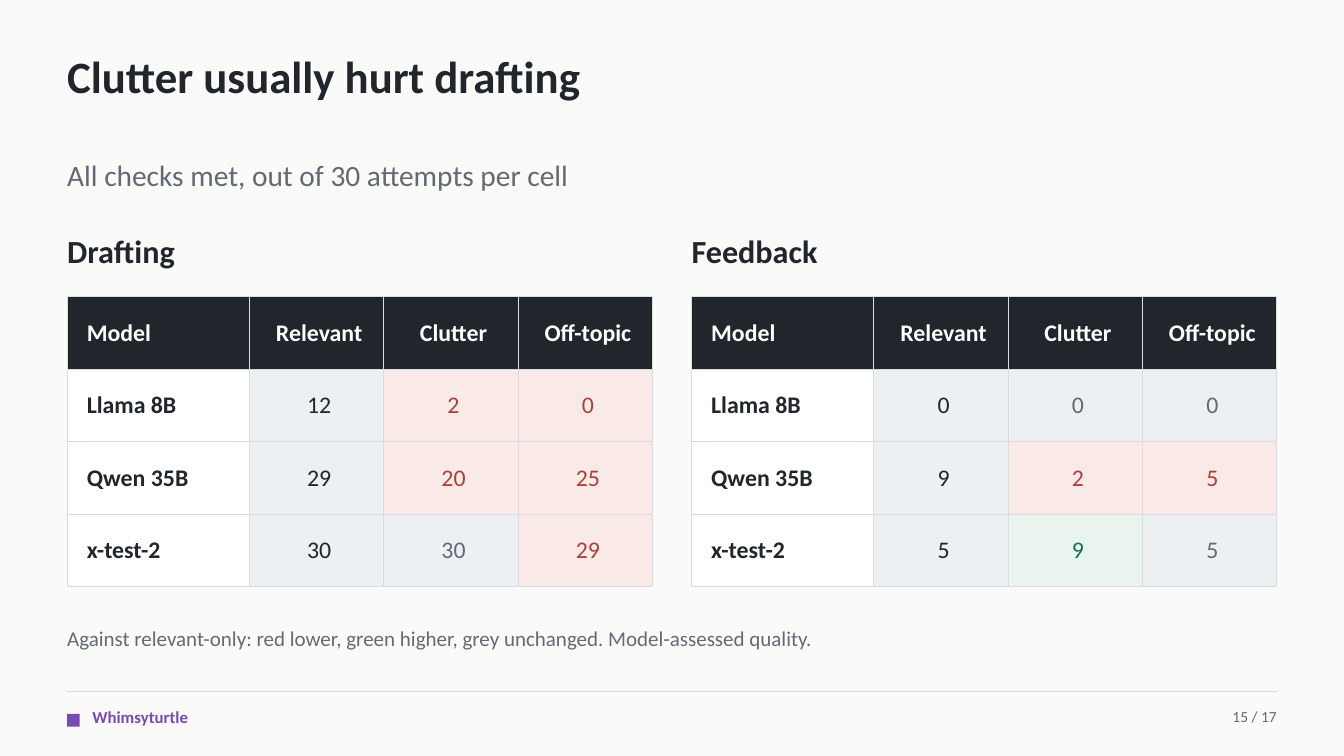
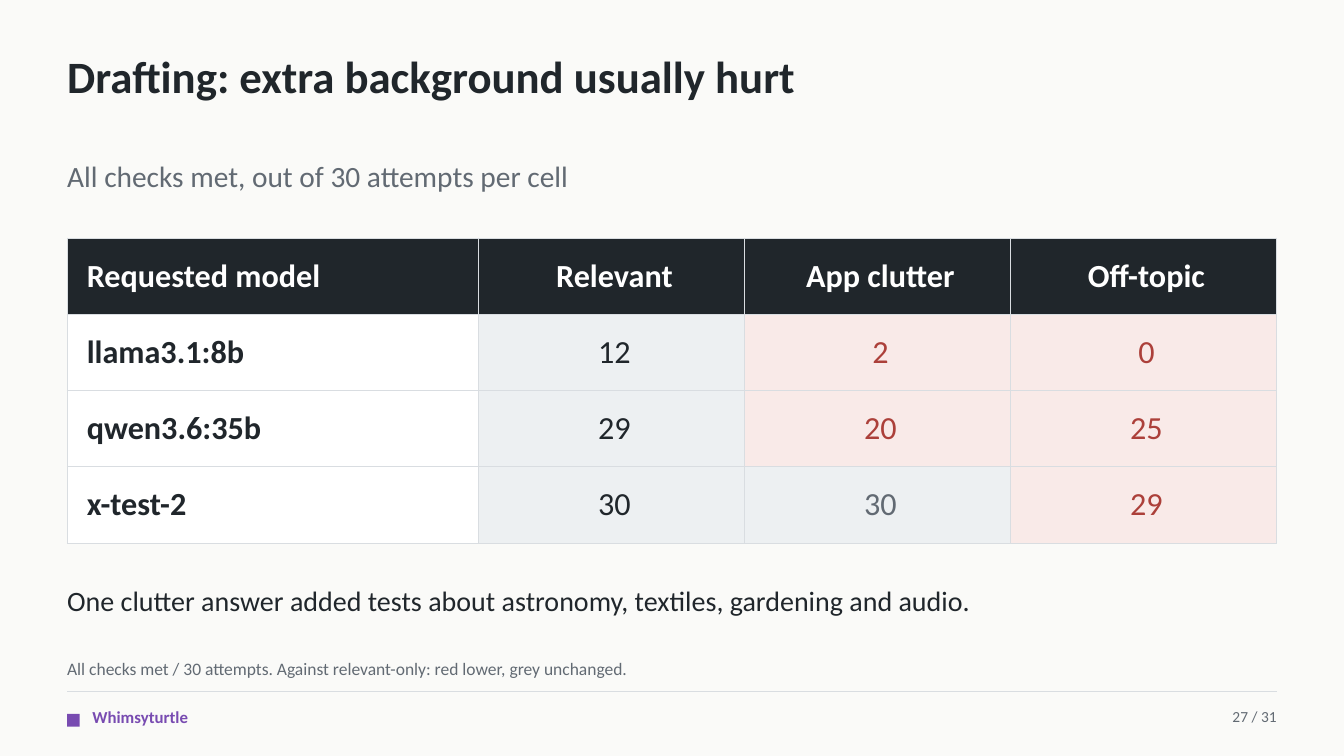
Before and after one commit to CS3227-2610-MP4-Relay/CS3227-2610-MP4, a slide deck: slide 27 of presentations/Relay-MP4.pptx (slide 15 before the commit). Drawn at 1344x756 pixels with LibreOffice and Linux fonts; fonts in the diff are those of the drawing. Boxes give left, top, right and bottom in pixels: in the first picture for what was removed or moved away, otherwise in the second. Text is boxed around its words. In the diff, an @@ line names an element or a change of style, - is before the commit and + after.

```diff
--- a/presentations/Relay-MP4.pptx
+++ b/presentations/Relay-MP4.pptx
@@ text at box(67, 61, 794, 101): text changed @@
-Clutter usually hurt drafting
+Drafting: extra background usually hurt
@@ table at box(68, 238, 1277, 543) @@
-row 1, column 1: Model
+row 1, column 1: Requested model
-row 1, column 3: Clutter
+row 1, column 3: App clutter
-row 2, column 1: Llama 8B
+row 2, column 1: llama3.1:8b
-row 3, column 1: Qwen 35B
+row 3, column 1: qwen3.6:35b
@@ size 17 to 23 pt in "Relevant", "Off-topic", "12", "2" and 8 more places @@
@@ table: place and size @@
-table at box(68, 296, 652, 587)
+table at box(68, 238, 1277, 543)
@@ text removed at box(67, 240, 175, 269) @@
-Drafting
@@ text removed at box(692, 240, 818, 264) @@
-Feedback
@@ table removed at box(692, 296, 1276, 587), 4 rows, 4 columns @@
-Model | Relevant | Clutter | Off-topic
-Llama 8B | 0 | 0 | 0
-Qwen 35B | 9 | 2 | 5
-x-test-2 | 5 | 9 | 5
@@ text added at box(67, 591, 970, 616), 20 pt, text #20262B @@
+One clutter answer added tests about astronomy, textiles, gardening and audio.
@@ text at box(67, 663, 627, 678): text changed; size 15 to 12.5 pt @@
-Against relevant-only: red lower, green higher, grey unchanged. Model-assessed quality.
+All checks met / 30 attempts. Against relevant-only: red lower, grey unchanged.
@@ text at box(1232, 712, 1277, 722): text changed @@
-15 / 17
+27 / 31
```
Also in this commit, not shown: 11 other slides changed, 22 slides added, 5 slides removed, 3 other files.
